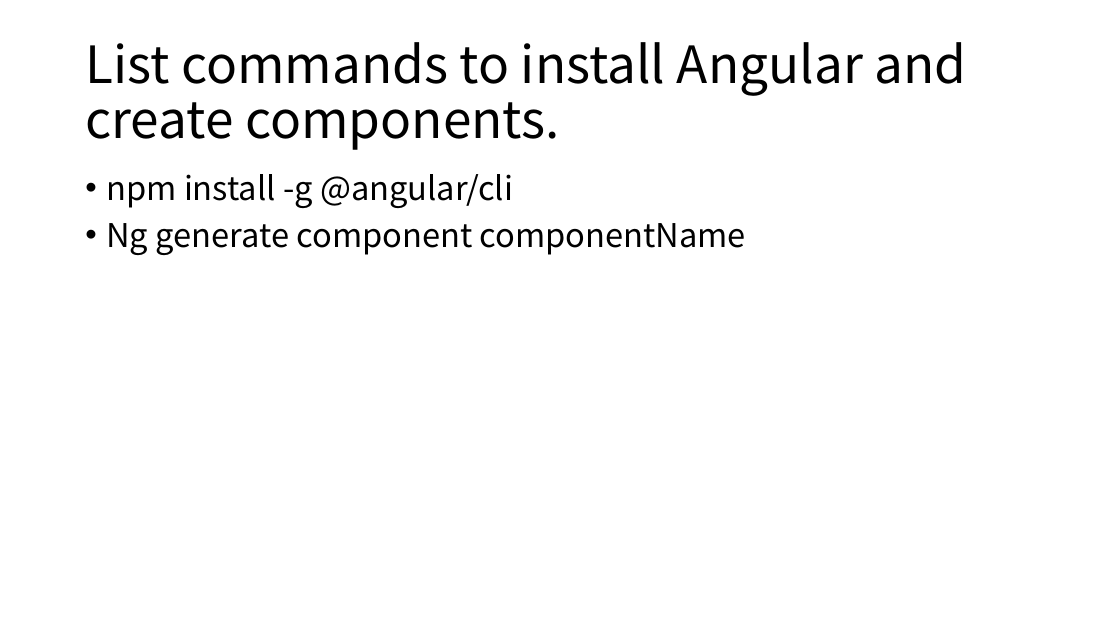
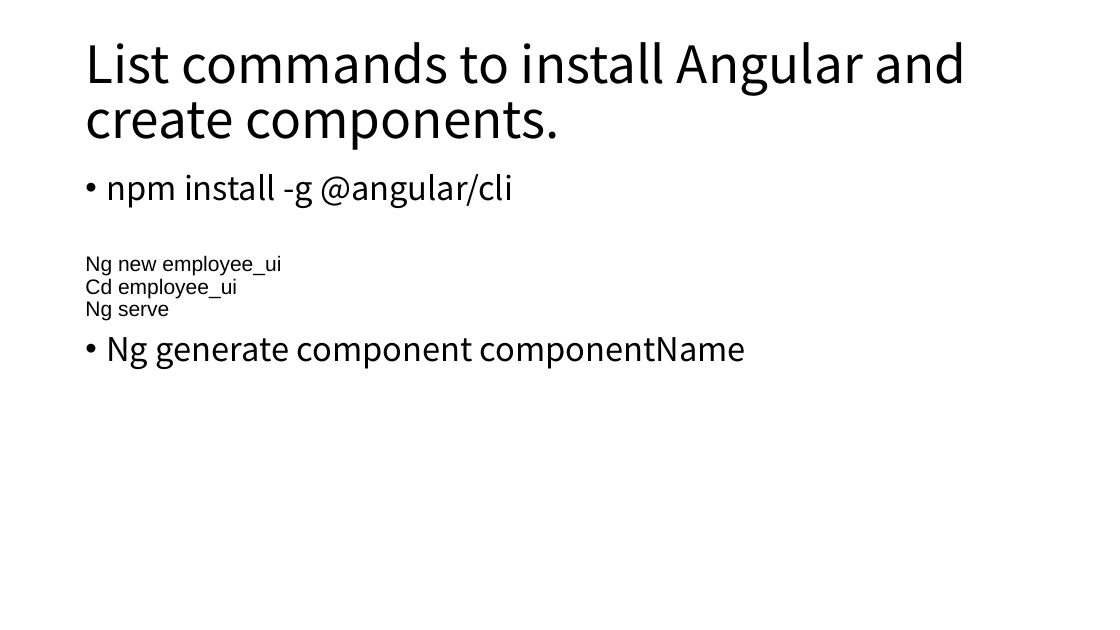
Before and after one commit to Marvioo/Cogent, a slide deck: slide 4 of Java Basics/UI Basic2.pptx. Drawn at 1120x630 pixels with LibreOffice and Linux fonts; fonts in the diff are those of the drawing. Boxes give left, top, right and bottom in pixels: in the first picture for what was removed or moved away, otherwise in the second. Text is boxed around its words. In the diff, an @@ line names an element or a change of style, - is before the commit and + after.

```diff
--- a/Java Basics/UI Basic2.pptx
+++ b/Java Basics/UI Basic2.pptx
@@ text at [85,255,281,321]: paragraph added @@
+Ng new employee_ui
+Cd employee_ui
+Ng serve
```
Also in this commit, not shown: 1 slide added, 15 other files.
